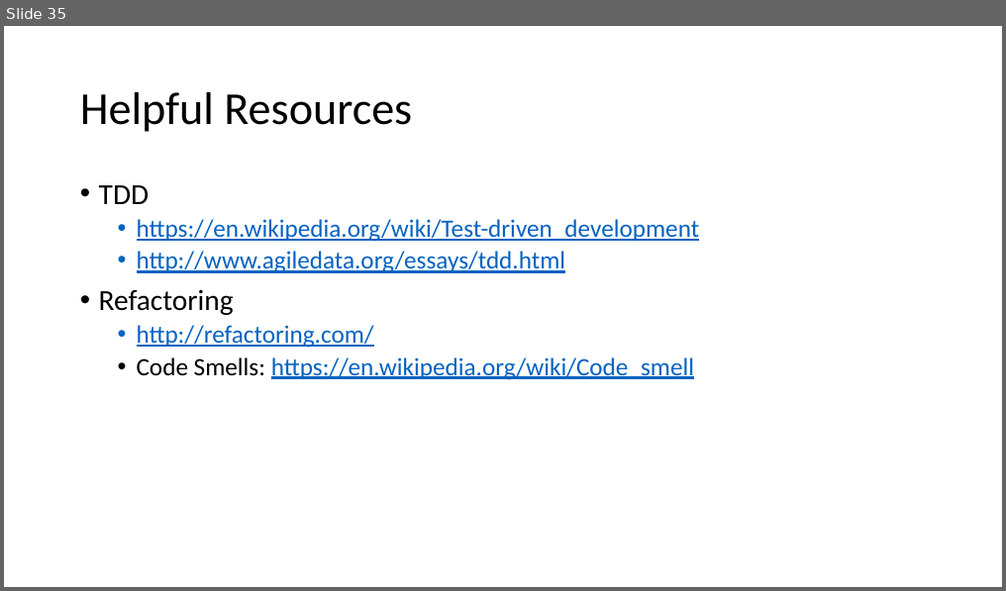
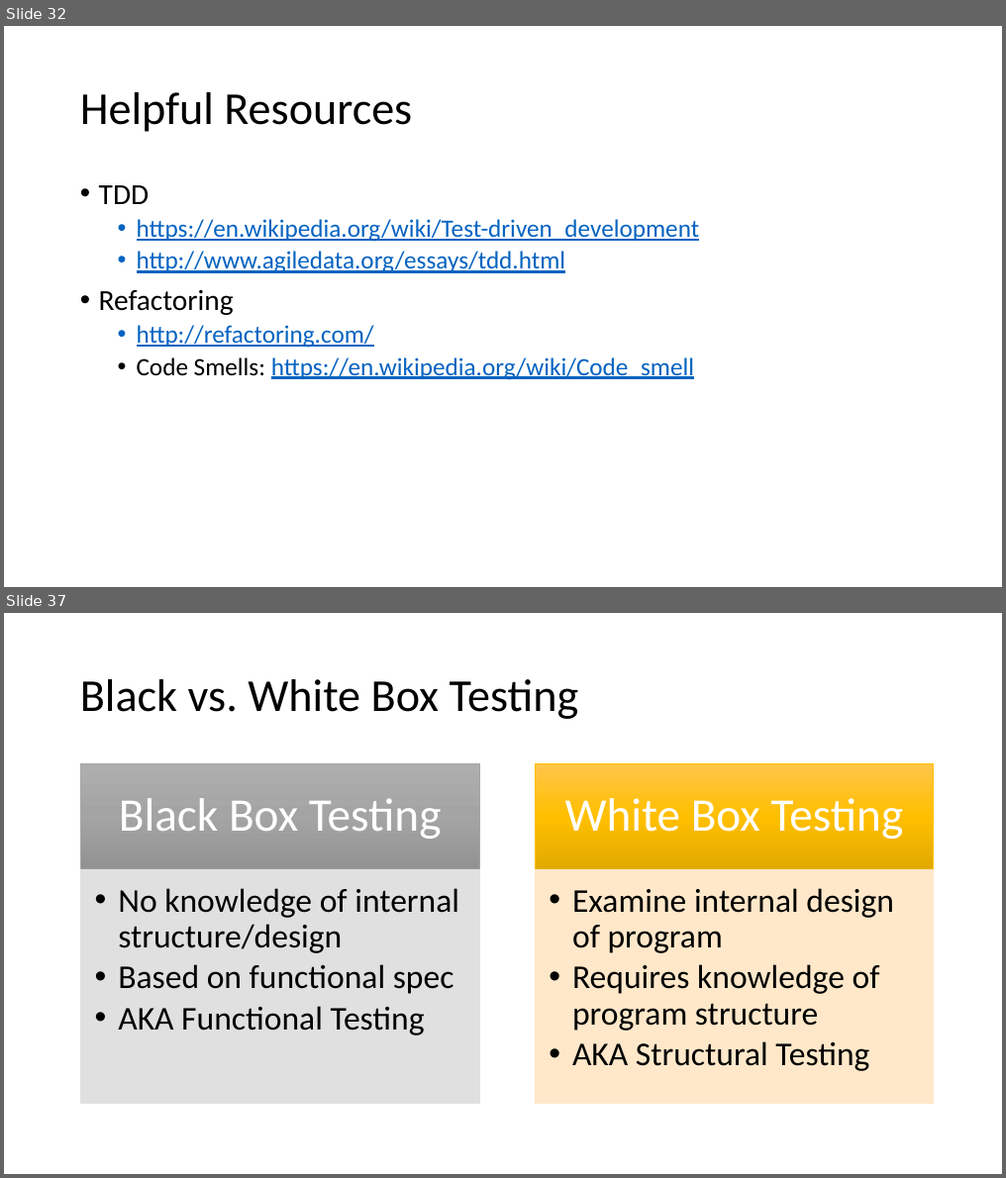
Before and after one commit to donaldsawyer/phdata-tdd-r, a slide deck: tdd_test_r.pptx. Shown one above the other, each under a label of ours: slide 35 before the commit, slides 32 and 37 after it; the slides between them are not shown. The pictures are 1006x591 and 1006x1178 pixels, drawn with LibreOffice and Linux fonts; fonts in the diff are those of the drawing. Boxes give left, top, right and bottom in pixels: in the first picture for what was removed or moved away, otherwise in the second. Text is boxed around its words. In the diff, an @@ line names an element or a change of style, - is before the commit and + after.

```diff
--- a/tdd_test_r.pptx
+++ b/tdd_test_r.pptx
@@ slide 37 added at [4, 613, 1002, 1174], background #FFFFFF @@
@@ title added at [80, 679, 579, 719], 44 pt, text #000000 @@
+Black vs. White Box Testing
@@ freeform shape added at [81, 763, 479, 869], fill gradient #AFAFAF to #A5A5A5 to #939393, outline #A5A5A5 0.5 pt, 45 pt, text #FFFFFF @@
+Black Box Testing
@@ freeform shape added at [535, 763, 933, 869], fill gradient #FF4B4B to #FF0000 to #E30000, outline #FF0000 0.5 pt, 45 pt, text #FFFFFF @@
+White Box Testing
@@ freeform shape added at [81, 869, 479, 1104], fill #E1E1E1 at 90% opacity, outline #E1E1E1 0.5 pt, 32 pt, text #000000 @@
+  •• No knowledge of internal structure/design
+  •• Based on functional spec
+  •• AKA Functional Testing
@@ freeform shape added at [535, 869, 933, 1104], fill #FFCBCB at 90% opacity, outline #FFCBCB 0.5 pt, 32 pt, text #000000 @@
+  •• Examine internal design of program
+  •• Requires knowledge of program structure
+  •• AKA Structural Testing
@@ what was slide 35 is now slide 32 @@
```
Also in this commit, not shown: 21 other slides added.
